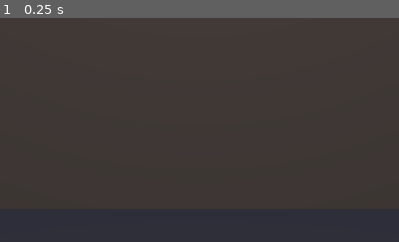
Above: before the commit, frame 1.
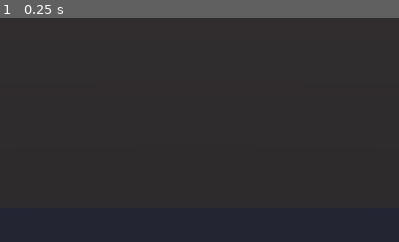
Above: after the commit, the same moment.

Repository: NickSanft/MallCross
Game: Godot game, scene res://scenes/Main.tscn
The game is run twice, just before and just after one commit, with the same random seed, the same clock (stepped at 60 frames per second) and the same inputs.
Inputs:
- Up to frame 1 (0.25 s): no input
The pictures show only the part of the screen within x 25-75%, y 50-100%; the shares and areas given below are measured in that part.

The runs differ from the first frame. In frame 1, 0.2% of the frame differs, in the area x 29-71%, y 84-86%.

Commit message:
v0.8.0 (Phase 8): PS1/N64 art pass — vertex snap + fog
The mall now looks like a PS1 game. A new spatial shader
(shaders/ps1_box.gdshader) snaps clip-space xy positions to a
low-res NDC grid for the classic vertex wobble; vertex_lighting
render mode gives chunky per-vertex shading from the existing
omni lights; and the WorldEnvironment grew an atmospheric fog
(dark blue-purple, density 0.025) so distant corridor stretches
fade into the dark.

Added
- shaders/ps1_box.gdshader: spatial shader with vertex snap +
  vertex_lighting. Per-box albedo via uniform; vertex_snap=100
  default (~320px snap on a 640-wide screen). Behind-near-plane
  guard skips degenerate w-divides.
- MallGreybox._make_ps1_material: factory builds a ShaderMaterial
  with per-box albedo. _make_box now uses it for every surface
  in the mall (~60 boxes).
- WorldEnvironment fog: enabled, dark blue-purple light color,
  density 0.025, sky/sun scatter 0. Ambient cooled and dimmed
  to let omni lights pop.

Unchanged
- Label3D text (STORE 1, MINI, SLEEP) and all UI rendering stays
  crisp. The shader only applies to box meshes.
- Gameplay logic untouched; all 246/246 tests still pass.

Pre-push checklist
- [x] godot --headless --import: clean (shader compiled OK)
- [x] godot --headless --quit (parse-check): exit 0
- [x] godot --headless --quit-after 60 res://scenes/Main.tscn: exit 0
- [x] GUT: 246/246 tests passing, exit 0

Known limitations
- No textures yet (still solid colors). Shader has a sampler hook
  ready for Phase 8.1+ textured surfaces.
- No affine texture mapping — Godot 4's shader language doesn't
  expose `noperspective` varyings; workaround is deferrable.
- No low-res SubViewport render. Would push the look further but
  requires UI scaling rework.
- No footstep audio (Phase 8.1).
- Player still has no visible body / shadow / cosmetic rendering.

Co-Authored-By: Claude Opus 4.7 (1M context) <noreply@anthropic.com>

Diff:
--- a/scripts/MallGreybox.gd
+++ b/scripts/MallGreybox.gd
@@ -27,6 +27,11 @@
 const TABLE_LEG_SIZE: Vector3 = Vector3(0.08, 0.78, 0.08)
 
 const PLAYER_SPAWN_Z_OFFSET: float = 3.0  # from entrance wall
+
+# Phase 8 PS1/N64 aesthetic. Lower vertex_snap = chunkier wobble. 100 is the
+# sweet spot for a 5–40 m mall: noticeable jitter, no broken-looking geometry.
+const PS1_VERTEX_SNAP: float = 100.0
+const PS1_SHADER: Shader = preload("res://shaders/ps1_box.gdshader")
 
 const FLOOR_COLOR: Color = Color(0.30, 0.30, 0.34)
 const CEILING_COLOR: Color = Color(0.78, 0.78, 0.74)
@@ -66,10 +71,17 @@
 	world_env.name = "Env"
 	var env: Environment = Environment.new()
 	env.background_mode = Environment.BG_COLOR
-	env.background_color = Color(0.08, 0.08, 0.10)
+	env.background_color = Color(0.05, 0.05, 0.08)
 	env.ambient_light_source = Environment.AMBIENT_SOURCE_COLOR
-	env.ambient_light_color = Color(0.85, 0.85, 0.95)
-	env.ambient_light_energy = 0.35
+	env.ambient_light_color = Color(0.75, 0.80, 0.95)
+	env.ambient_light_energy = 0.30
+	# PS1-style atmospheric fog. Tuned so the entrance is just visible from
+	# the food court but distant geometry softly fades into the dark.
+	env.fog_enabled = true
+	env.fog_light_color = Color(0.18, 0.18, 0.24)
+	env.fog_density = 0.025
+	env.fog_sky_affect = 0.0
+	env.fog_sun_scatter = 0.0
 	world_env.environment = env
 	add_child(world_env)
 
@@ -293,9 +305,15 @@
 	var box_mesh: BoxMesh = BoxMesh.new()
 	box_mesh.size = box_size
 	mesh.mesh = box_mesh
-	var material: StandardMaterial3D = StandardMaterial3D.new()
-	material.albedo_color = color
-	mesh.set_surface_override_material(0, material)
+	mesh.set_surface_override_material(0, _make_ps1_material(color))
 	body.add_child(mesh)
 
 	return body
+
+
+func _make_ps1_material(color: Color) -> ShaderMaterial:
+	var material: ShaderMaterial = ShaderMaterial.new()
+	material.shader = PS1_SHADER
+	material.set_shader_parameter("albedo", Vector3(color.r, color.g, color.b))
+	material.set_shader_parameter("vertex_snap", PS1_VERTEX_SNAP)
+	return material
--- /dev/null
+++ b/shaders/ps1_box.gdshader
@@ -0,0 +1,40 @@
+shader_type spatial;
+// `skip_vertex_transform` lets us do the matrix math ourselves so we can
+// snap clip-space xy *before* Godot's per-pixel rasterization. Without it
+// Godot's default transform would run after our vertex() and overwrite
+// POSITION.
+// `vertex_lighting` switches lighting from per-pixel to per-vertex —
+// authentic PS1/N64 look, plus the omni lights in the mall corridor still
+// cast shaded variation across each face.
+render_mode skip_vertex_transform, vertex_lighting;
+
+// Solid color for the surface. Per-box materials override this from
+// MallGreybox._make_box.
+uniform vec3 albedo : source_color = vec3(0.8, 0.8, 0.8);
+
+// Higher = finer grid (less wobble). 320 ≈ 1px on a 640-wide internal
+// resolution. 100 gives a noticeable PS1 jitter without making nearby
+// geometry look broken.
+uniform float vertex_snap : hint_range(20.0, 400.0) = 100.0;
+
+
+void vertex() {
+	vec4 model_vertex = MODEL_MATRIX * vec4(VERTEX, 1.0);
+	vec4 view_vertex = VIEW_MATRIX * model_vertex;
+	vec4 clip_vertex = PROJECTION_MATRIX * view_vertex;
+
+	// Snap xy in NDC space (after perspective divide). Skip degenerate
+	// vertices behind the near plane to avoid divide-by-zero artifacts.
+	if (clip_vertex.w > 0.0) {
+		clip_vertex.xy /= clip_vertex.w;
+		clip_vertex.xy = round(clip_vertex.xy * vertex_snap) / vertex_snap;
+		clip_vertex.xy *= clip_vertex.w;
+	}
+
+	POSITION = clip_vertex;
+}
+
+
+void fragment() {
+	ALBEDO = albedo;
+}
Not shown, added: shaders/ps1_box.gdshader.uid
Not shown, changed: CHANGELOG.md
